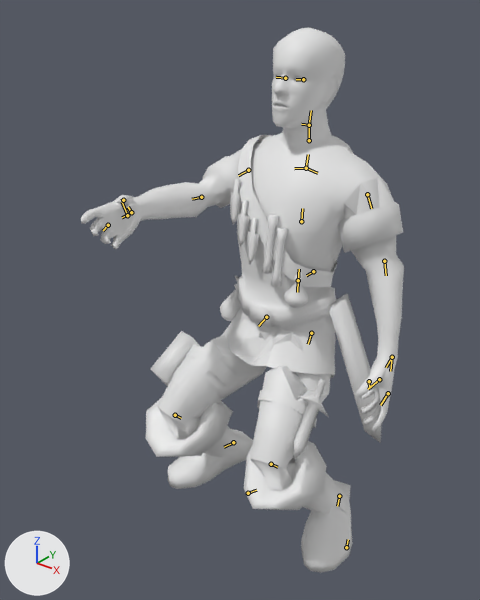
What one commit did to the Blender file assets-src/rooms/tavern/creature-clips/Adventurer.blend.
One viewpoint serves both versions: a camera (50 mm lens) standing at (0.524, -0.776, 0.817) and looking at (-0.01, -0.108, 0.403). Arrows for +X, +Y and +Z are at lower left; the lights stay in place. The older version comes first. Both versions are drawn at frame 4 of the action 'SitArmWrestle'; the numbers are the values there. The bones that change, and the others that lie on the model, are drawn over the model as lines.

In view in the first picture: 'AdventurerSourceMesh'.
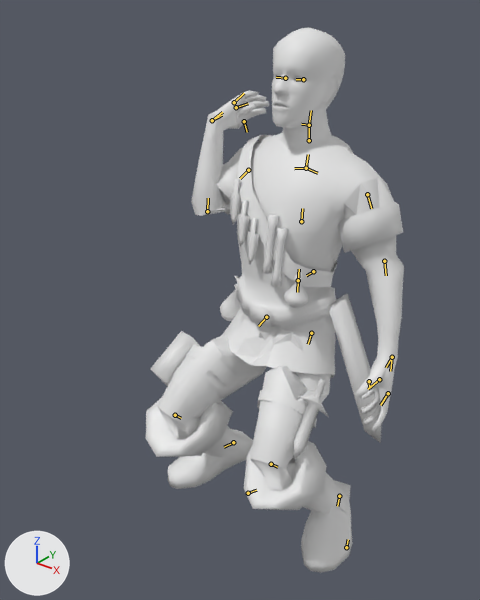
Changed parts and their boxes [x1, y1, x2, y2] in the pictures (480 x 600 px):
'AdventurerSourceMesh', posed (20% narrower)
    before: [81, 27, 404, 573]
    after: [146, 27, 404, 573]
bone 'Upperarm_R', root to tip
    before: (248, 170) to (238, 175)
    after: (248, 170) to (240, 178)
bone 'Forearm_R', root to tip
    before: (201, 197) to (192, 199)
    after: (207, 211) to (208, 198)
bone 'Hand_R', root to tip
    before: (131, 212) to (122, 217)
    after: (212, 120) to (222, 115)

What changed in the scene script:
```text
Change bone_upperarm_r:
    where bone_upperarm_r = bpy.data.objects['Adventurer'].pose.bones['Upperarm_R']  # child of 'Shoulderbone_R'
    bone_upperarm_r.rotation_quaternion: (0.828, 0.523, -0.2, 0.002) -> (0.847, 0.434, -0.294, 0.083)  # degrees (67, -20, -13) -> degrees (57, -35, -8)
Change bone_forearm_r:
    where bone_forearm_r = bpy.data.objects['Adventurer'].pose.bones['Forearm_R']  # child of 'Upperarm_R'
    bone_forearm_r.rotation_quaternion: (0.997, 0.042, 0.02, -0.06) -> (0.476, 0.613, 0.051, -0.629)  # degrees (5, 3, -7) -> degrees (65, 55, -69)
Change bone_hand_r:
    where bone_hand_r = bpy.data.objects['Adventurer'].pose.bones['Hand_R']  # child of 'Forearm_R'
    bone_hand_r.rotation_quaternion: (1.0, 0.0, 0.0, 0.0) -> (0.821, 0.427, -0.086, -0.37)  # degrees (0, 0, 0) -> degrees (51, 10, -44)
```
